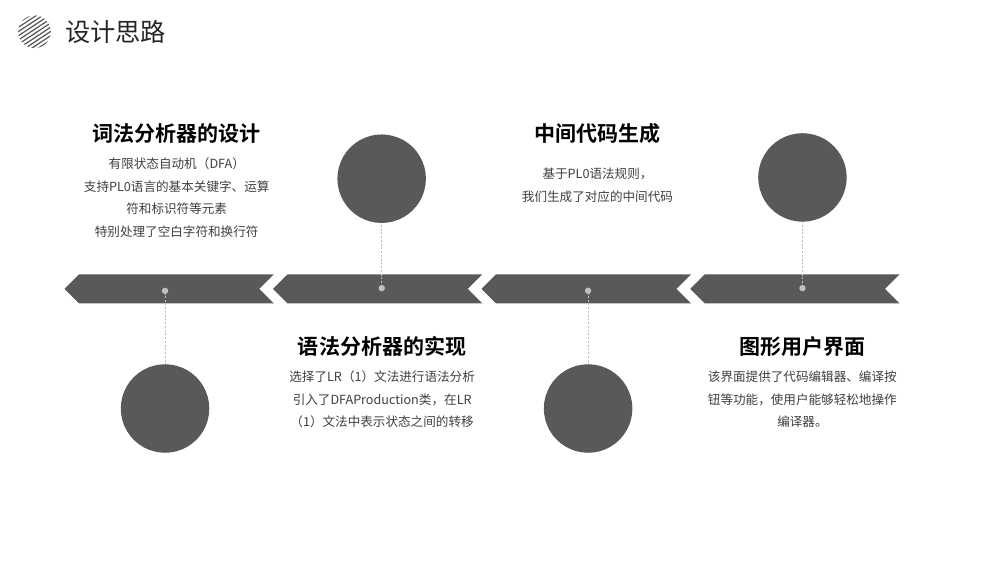
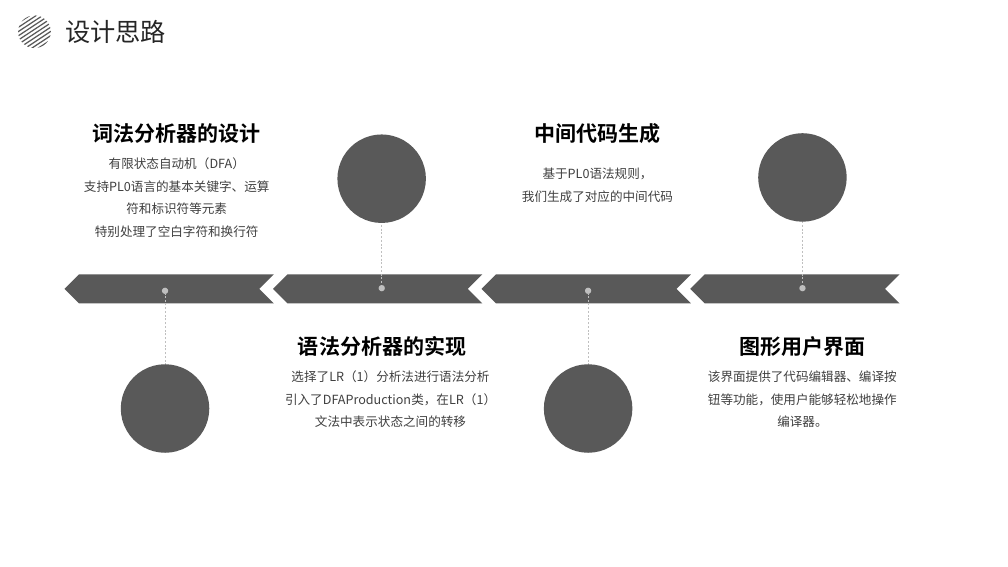
Before and after one commit to TangciuYueng/compiler-learning, a slide deck: slide 7 of hw/编译原理期末项目答辩.pptx. Drawn at 1008x567 pixels with LibreOffice and Linux fonts; fonts in the diff are those of the drawing. Boxes give left, top, right and bottom in pixels: in the first picture for what was removed or moved away, otherwise in the second. Text is boxed around its words. In the diff, an @@ line names an element or a change of style, - is before the commit and + after.

```diff
--- a/hw/编译原理期末项目答辩.pptx
+++ b/hw/编译原理期末项目答辩.pptx
@@ text at bbox=[291, 370, 489, 382]: text changed @@
-选择了LR（1）文法进行语法分析
+选择了LR（1）分析法进行语法分析
```
Also in this commit, not shown: 1 other slide changed.
